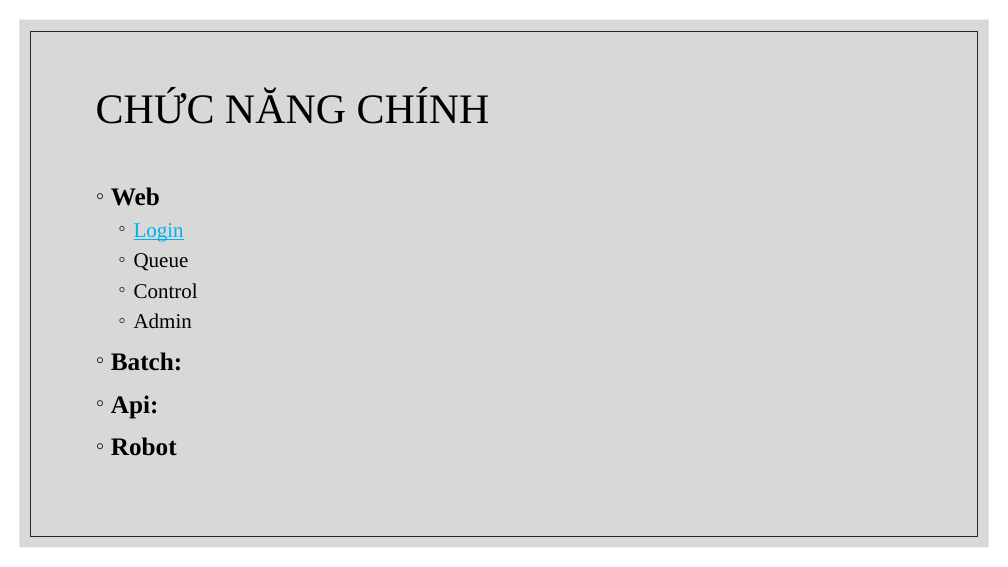
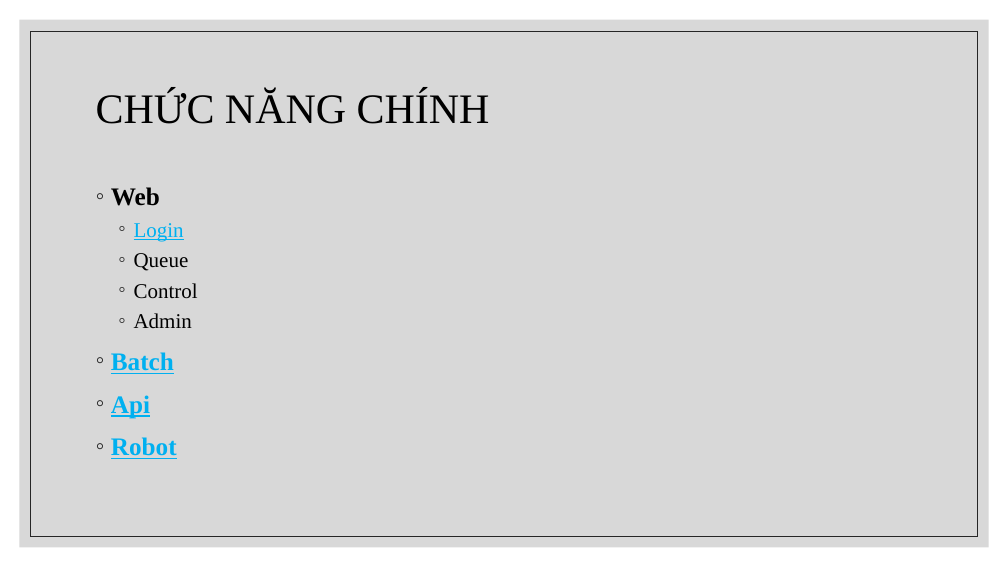
Before and after one commit to chet7h/restart_computer, a slide deck: slide 5 of Restart Computer.pptx (slide 4 before the commit). Drawn at 1008x567 pixels with LibreOffice and Linux fonts; fonts in the diff are those of the drawing. Boxes give left, top, right and bottom in pixels: in the first picture for what was removed or moved away, otherwise in the second. Text is boxed around its words. In the diff, an @@ line names an element or a change of style, - is before the commit and + after.

```diff
--- a/Restart Computer.pptx
+++ b/Restart Computer.pptx
@@ text at box(111, 352, 174, 419): text changed; text colour #000000 to #00B0F0 @@
-◦ Batch:
-◦ Api:
+◦ Batch
+◦ Api
@@ text at box(111, 437, 177, 459): text colour #000000 to #00B0F0, underline on in "Robot" @@
```
Also in this commit, not shown: 8 other slides changed, 2 slides added.
